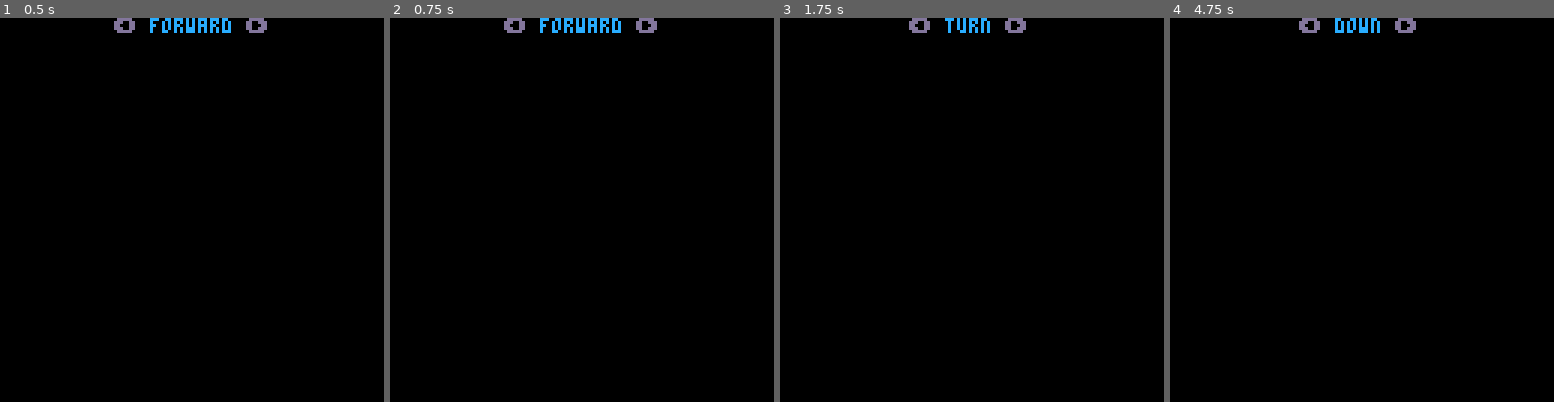
Above: before the commit, frames 1-4 (left to right).
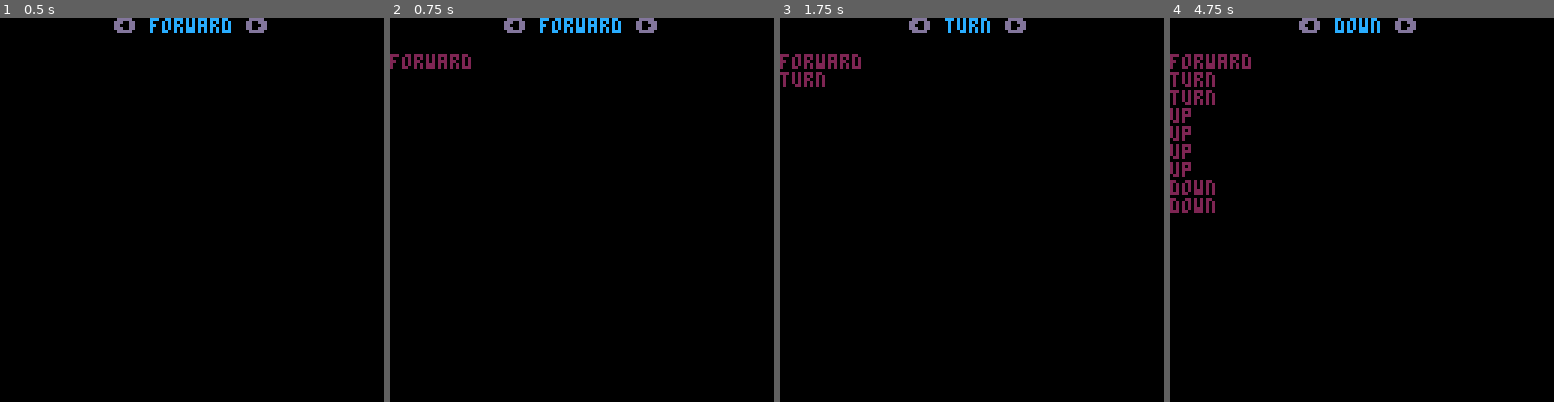
Above: after the commit, the same moments.

Repository: eduvf/PICO-8-experiments
Game: PICO-8 cartridge code.p8
Two runs of this game, one before a commit and one after it. Both use one fixed random seed, a clock stepped at 60 frames per second and the inputs below.
Inputs:
- Up to frame 1 (0.5 s): no input
- Up to frame 2 (0.75 s): tap O (Z key) at 0.7 s
- Up to frame 3 (1.75 s): hold Right from 1.6 s (still down); tap O (Z key) at 1.7 s
- Up to frame 4 (4.75 s): release Right at 2.1 s; tap O (Z key) every 0.4 s from 2.1 to 4.5 s; hold Right 2.47-3.03 s; hold Left 3.08-3.58 s; hold Right 4.02-4.68 s

Frame 1 is identical in both runs. In frame 2, 0.5% of the frame differs, in the area x 0-22%, y 9-14%; in frame 3, 0.7%; in frame 4, 1.9%, in the area x 0-22%, y 9-51%.

Commit message:
add to code

Diff:
--- a/code.p8
+++ b/code.p8
@@ -13,12 +13,21 @@
   elseif btnp(1) then
     fn = mid(1, fn + 1, #fn_list)
   end
+
+  if btnp(4) then
+    add(code, fn_list[fn])
+  end
 end
 
 function _draw()
   cls()
   local hud = "\fd⬅️ \fc"..fn_list[fn].." \fd➡️"
   print(hud, 64 - (#hud/2)*3, 0)
+
+  cursor(0, 12, 2)
+  for i = 1, #code do
+    print(code[i])
+  end
 end
 __gfx__
 00000000000000000000000000000000000000000000000000000000000000000000000000000000000000000000000000000000000000000000000000000000
